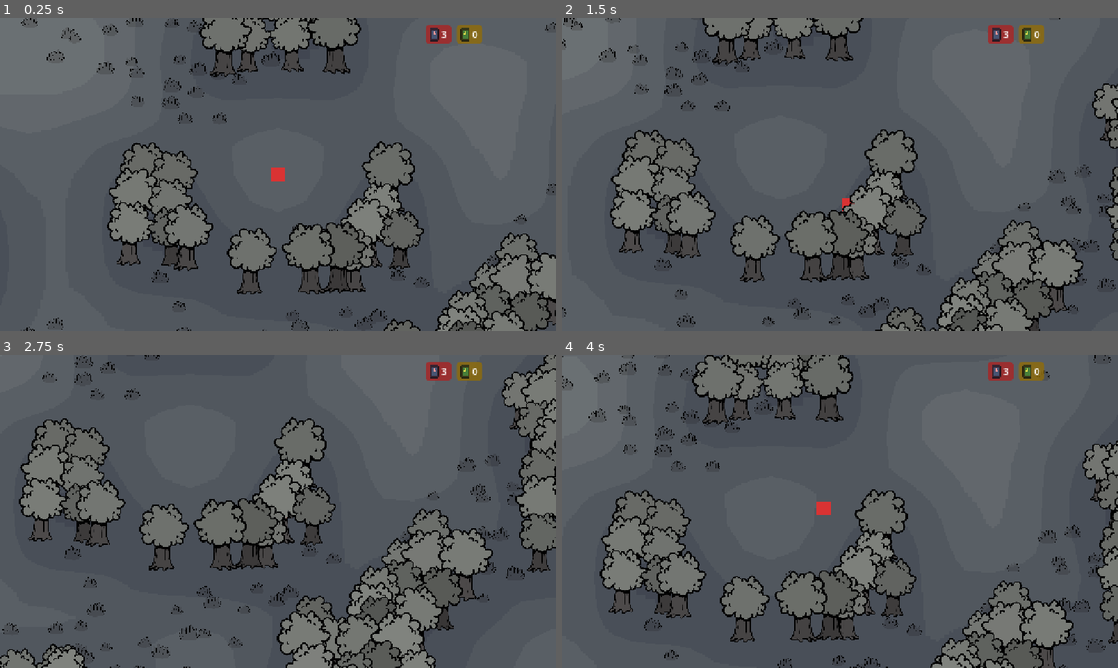
Above: before the commit, frames 1-4 (two rows, left to right).
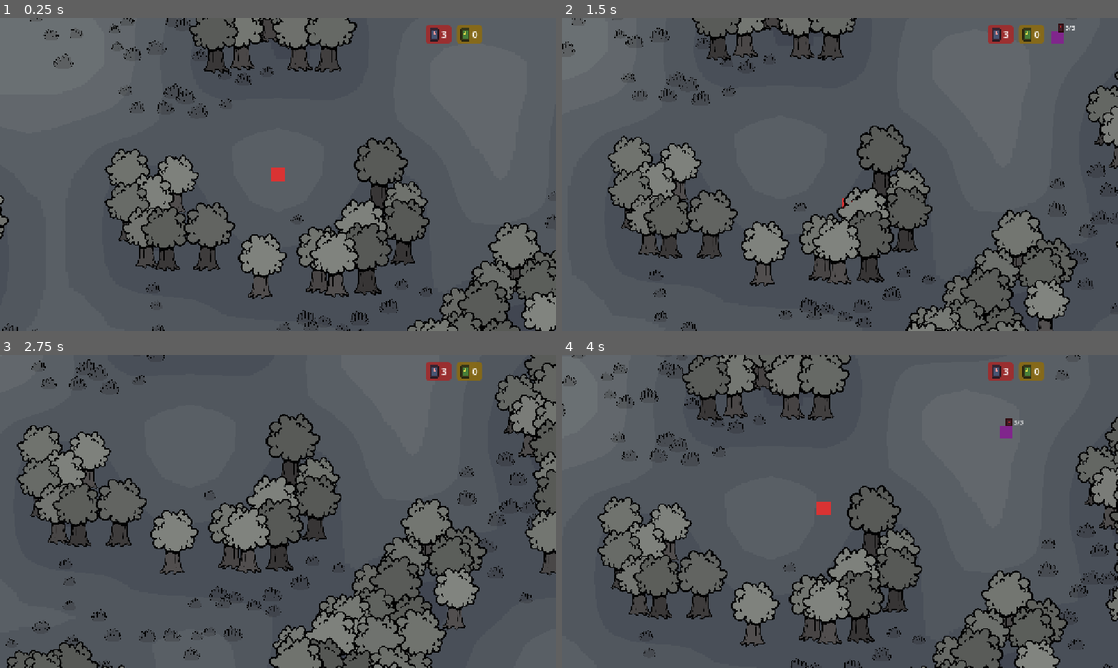
Above: after the commit, the same moments.

Repository: Saitamadupauvre/brotatomato
Game: Godot game, scene res://scenes/dungeon/dungeon.tscn
The game is run twice, just before and just after one commit, with the same random seed, the same clock (stepped at 60 frames per second) and the same inputs. This scene is started directly instead of the project's main scene. The engine's default icon, where the game draws it, is replaced by a stand-in: a white triangle on a blue panel in a dark square.
Inputs (mouse positions are in pixels of both pictures, inside the frame that each line leads up to):
- Up to frame 1 (0.25 s): no input
- Up to frame 2 (1.5 s): move the mouse to (962, 158) at 0.52 s; press the mouse at (962, 158) at 0.53 s; hold D (move_right) 0.53-1.28 s; move the mouse to (728, 190) at 1.27 s; release the mouse at (728, 190) at 1.28 s; hold S (move_down) from 1.28 s (still down); tap Shift (dash) at 1.35 s
- Up to frame 3 (2.75 s): move the mouse to (333, 442) at 2.02 s; release S (move_down) at 2.03 s; hold D (move_right) from 2.03 s (still down); hold E (interact) from 2.03 s (still down)
- Up to frame 4 (4 s): move the mouse to (812, 574) at 2.77 s; release D (move_right) at 2.78 s; release E (interact) at 2.78 s; hold W (move_up) 2.78-3.53 s; tap R (move_plot) at 2.85 s; click (812, 574) at 2.92 s; move the mouse to (1006, 558) at 3.52 s; hold A (move_left) from 3.53 s (still down); hold G (place_plot) from 3.53 s (still down)

The runs differ from the first frame. In frame 1, 15% of the frame differs, in the area x 0-100%, y 0-100%; in frame 2, 17%; in frame 3, 20%; in frame 4, 16%.

Commit message:
feat(dungeon): pick fixed altar cell and clearing during generation

Diff:
--- a/scripts/data/dungeon_config.gd
+++ b/scripts/data/dungeon_config.gd
@@ -30,3 +30,15 @@
 ## may overlap or leave gaps.
 @export var zones: Array[ZoneData] = []
 @export var container_scene: PackedScene
+
+@export_group("Altar")
+## One fixed-placement altar per dungeon, scene picked at random from this
+## pool (each entry its own reward type/loot table) — not zone/density
+## driven, since exactly one unique object is placed, not scattered copies.
+@export var altar_scenes: Array[PackedScene] = []
+## Floor cells cleared around the altar (bigger than spawn's, so the
+## altar clearing reads as a distinct, recognizable zone from a distance).
+@export var altar_clear_radius: int = 8
+## Band bounds as a fraction of DungeonLayout.max_distance, [min, max].
+@export_range(0.0, 1.0) var altar_min_distance_ratio: float = 0.4
+@export_range(0.0, 1.0) var altar_max_distance_ratio: float = 0.8
--- a/scripts/data/dungeon_layout.gd
+++ b/scripts/data/dungeon_layout.gd
@@ -16,6 +16,7 @@
 var distances: PackedInt32Array = PackedInt32Array()
 var spawn_cell: Vector2i = Vector2i.ZERO
 var exit_cell: Vector2i = Vector2i.ZERO
+var altar_cell: Vector2i = Vector2i.ZERO
 var max_distance: int = 0
 
 
--- a/scripts/systems/dungeon_generator.gd
+++ b/scripts/systems/dungeon_generator.gd
@@ -36,6 +36,7 @@
 	_pick_spawn(layout, config, rng)
 	_compute_distances(layout)
 	_pick_exit(layout)
+	_pick_altar(layout, config, rng)
 	return layout
 
 
@@ -177,3 +178,38 @@
 			if layout.get_distance(x, y) == layout.max_distance:
 				layout.exit_cell = Vector2i(x, y)
 				return
+
+
+## Altar: a single fixed floor cell in a mid/far distance band (so it's
+## neither at the player's feet nor overlapping the exit), then a big
+## clear disc around it — same carving technique as _pick_spawn, just
+## bigger, so the clearing itself is a visible landmark. Runs after
+## distances/exit are computed; cells newly cleared here keep whatever
+## distance value (possibly -1/unreached) they had before clearing, which
+## is fine — it only means DungeonPopulator won't drop zone content
+## inside the clearing, never that the clearing itself is invalid.
+static func _pick_altar(layout: DungeonLayout, config: DungeonConfig, rng: RandomNumberGenerator) -> void:
+	var lo := int(config.altar_min_distance_ratio * layout.max_distance)
+	var hi := int(config.altar_max_distance_ratio * layout.max_distance)
+	var candidates: Array[Vector2i] = []
+	for y in layout.height:
+		for x in layout.width:
+			var d := layout.get_distance(x, y)
+			if d < lo or d > hi:
+				continue
+			if Vector2i(x, y) == layout.exit_cell:
+				continue
+			candidates.append(Vector2i(x, y))
+	if candidates.is_empty():
+		layout.altar_cell = layout.exit_cell
+		return
+	layout.altar_cell = candidates[rng.randi_range(0, candidates.size() - 1)]
+
+	var r := config.altar_clear_radius
+	for dy in range(-r, r + 1):
+		for dx in range(-r, r + 1):
+			if dx * dx + dy * dy > r * r:
+				continue
+			var p := layout.altar_cell + Vector2i(dx, dy)
+			if layout.is_inside(p.x, p.y):
+				layout.set_cell(p.x, p.y, DungeonLayout.Cell.FLOOR)
